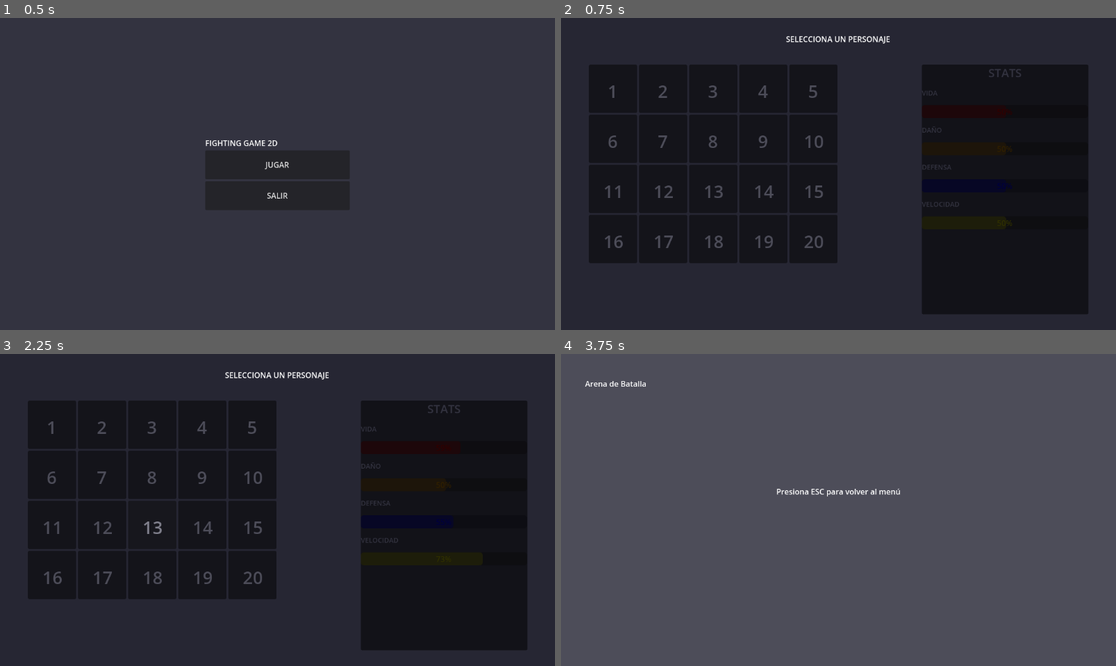
Above: before the commit, frames 1-4 (two rows, left to right).
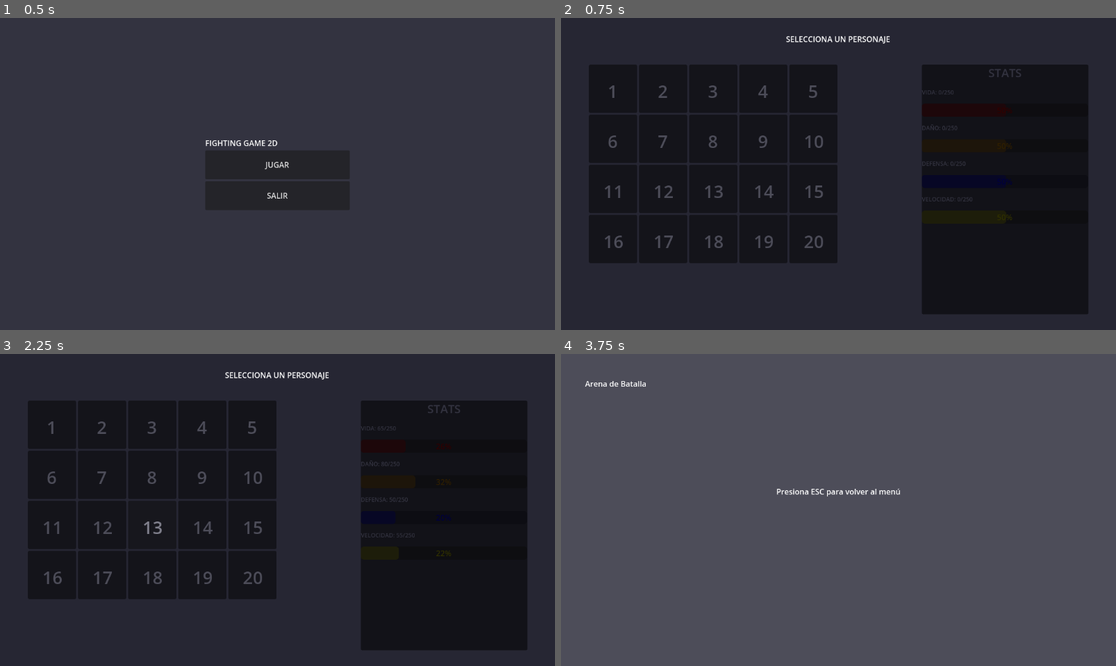
Above: after the commit, the same moments.

Repository: cernayoel478-max/fighting-game-2d
Game: Godot game, scene res://scenes/main_menu.tscn
The game is run twice, just before and just after one commit, with the same random seed, the same clock (stepped at 60 frames per second) and the same inputs.
Inputs (mouse positions are in pixels of both pictures, inside the frame that each line leads up to):
- Up to frame 1 (0.5 s): no input
- Up to frame 2 (0.75 s): click "JUGAR" at 0.5 s
- Up to frame 3 (2.25 s): tap Enter (ui_accept) at 1.25, 1.52, 2 s; move the mouse to (399, 494) at 1.27 s; hold Right (ui_right) from 1.28 s (still down); click (399, 494) at 1.42 s; move the mouse to (166, 525) at 2.02 s
- Up to frame 4 (3.75 s): tap Enter (ui_accept) at 2.27, 2.75, 3.5 s; move the mouse to (894, 441) at 2.77 s; release Right (ui_right) at 2.78 s; hold Left (ui_left) 2.78-3.53 s; move the mouse to (810, 572) at 3.52 s; hold Right (ui_right) from 3.53 s (still down); click (810, 572) at 3.67 s

Frame 1 is identical in both runs. In frame 2, 0.2% of the frame differs, in the area x 65-82%, y 23-67%; in frame 3, 0.2%; in frame 4, nothing differs.

Commit message:
Rebalancear stats: cada personaje con 250 puntos totales distribuidos

Diff:
--- a/scripts/character_select.gd
+++ b/scripts/character_select.gd
@@ -10,13 +10,39 @@
 	_create_stats_panel()
 
 func _initialize_character_stats():
-	# Inicializar stats para los 20 personajes
+	# Inicializar stats para los 20 personajes con total de 250 puntos
+	# Diferentes distribuciones para cada personaje
+	var stat_distributions = [
+		{"vida": 80, "daño": 60, "defensa": 60, "velocidad": 50},    # 1
+		{"vida": 75, "daño": 65, "defensa": 55, "velocidad": 55},    # 2
+		{"vida": 70, "daño": 70, "defensa": 50, "velocidad": 60},    # 3
+		{"vida": 85, "daño": 55, "defensa": 65, "velocidad": 45},    # 4
+		{"vida": 90, "daño": 50, "defensa": 70, "velocidad": 40},    # 5
+		{"vida": 65, "daño": 75, "defensa": 55, "velocidad": 55},    # 6
+		{"vida": 60, "daño": 80, "defensa": 50, "velocidad": 60},    # 7
+		{"vida": 70, "daño": 65, "defensa": 60, "velocidad": 55},    # 8
+		{"vida": 95, "daño": 45, "defensa": 75, "velocidad": 35},    # 9
+		{"vida": 55, "daño": 85, "defensa": 45, "velocidad": 65},    # 10
+		{"vida": 75, "daño": 70, "defensa": 55, "velocidad": 50},    # 11
+		{"vida": 80, "daño": 55, "defensa": 70, "velocidad": 45},    # 12
+		{"vida": 65, "daño": 80, "defensa": 50, "velocidad": 55},    # 13
+		{"vida": 70, "daño": 60, "defensa": 65, "velocidad": 55},    # 14
+		{"vida": 85, "daño": 65, "defensa": 50, "velocidad": 50},    # 15
+		{"vida": 60, "daño": 75, "defensa": 60, "velocidad": 55},    # 16
+		{"vida": 90, "daño": 55, "defensa": 65, "velocidad": 40},    # 17
+		{"vida": 70, "daño": 70, "defensa": 55, "velocidad": 55},    # 18
+		{"vida": 75, "daño": 60, "defensa": 70, "velocidad": 45},    # 19
+		{"vida": 50, "daño": 90, "defensa": 45, "velocidad": 65},    # 20
+	]
+
 	for i in range(1, 21):
+		var dist = stat_distributions[i - 1]
 		character_stats[i] = {
-			"vida": 80 + (i * 3),  # 83-143
-			"daño": 50 + (i * 2),  # 52-102
-			"defensa": 40 + (i * 2),  # 42-92
-			"velocidad": 60 + i  # 61-80
+			"vida": dist["vida"],
+			"daño": dist["daño"],
+			"defensa": dist["defensa"],
+			"velocidad": dist["velocidad"],
+			"total": 250
 		}
 
 func _create_character_slots():
@@ -89,10 +115,11 @@
 	}
 
 	for stat in stats:
-		# Label del stat
+		# Label del stat con valor
 		var stat_label = Label.new()
-		stat_label.text = stat.to_upper()
-		stat_label.add_theme_font_size_override("font_size", 14)
+		stat_label.name = "Label_%s" % stat
+		stat_label.text = stat.to_upper() + ": 0/250"
+		stat_label.add_theme_font_size_override("font_size", 12)
 		vbox.add_child(stat_label)
 
 		# ProgressBar
@@ -133,21 +160,22 @@
 		return
 
 	var stats = character_stats[character_id]
+	var total = stats["total"]
 
-	# Actualizar barras de progreso con manejo de errores
-	var progress_vida = stats_panel.get_node_or_null("VBoxContainer/ProgressBar_vida")
-	var progress_daño = stats_panel.get_node_or_null("VBoxContainer/ProgressBar_daño")
-	var progress_defensa = stats_panel.get_node_or_null("VBoxContainer/ProgressBar_defensa")
-	var progress_velocidad = stats_panel.get_node_or_null("VBoxContainer/ProgressBar_velocidad")
+	# Actualizar barras de progreso con valores del personaje
+	var stat_names = ["vida", "daño", "defensa", "velocidad"]
 
-	if progress_vida:
-		progress_vida.value = (stats["vida"] / 200.0) * 100
-	if progress_daño:
-		progress_daño.value = (stats["daño"] / 150.0) * 100
-	if progress_defensa:
-		progress_defensa.value = (stats["defensa"] / 120.0) * 100
-	if progress_velocidad:
-		progress_velocidad.value = (stats["velocidad"] / 100.0) * 100
+	for stat_name in stat_names:
+		var label = stats_panel.get_node_or_null("VBoxContainer/Label_%s" % stat_name)
+		var progress = stats_panel.get_node_or_null("VBoxContainer/ProgressBar_%s" % stat_name)
+
+		if label:
+			var value = stats[stat_name]
+			label.text = stat_name.to_upper() + ": %d/%d" % [value, total]
+
+		if progress:
+			var value = stats[stat_name]
+			progress.value = (value / float(total)) * 100
 
 func _process(delta):
 	# ESC para volver al menú
